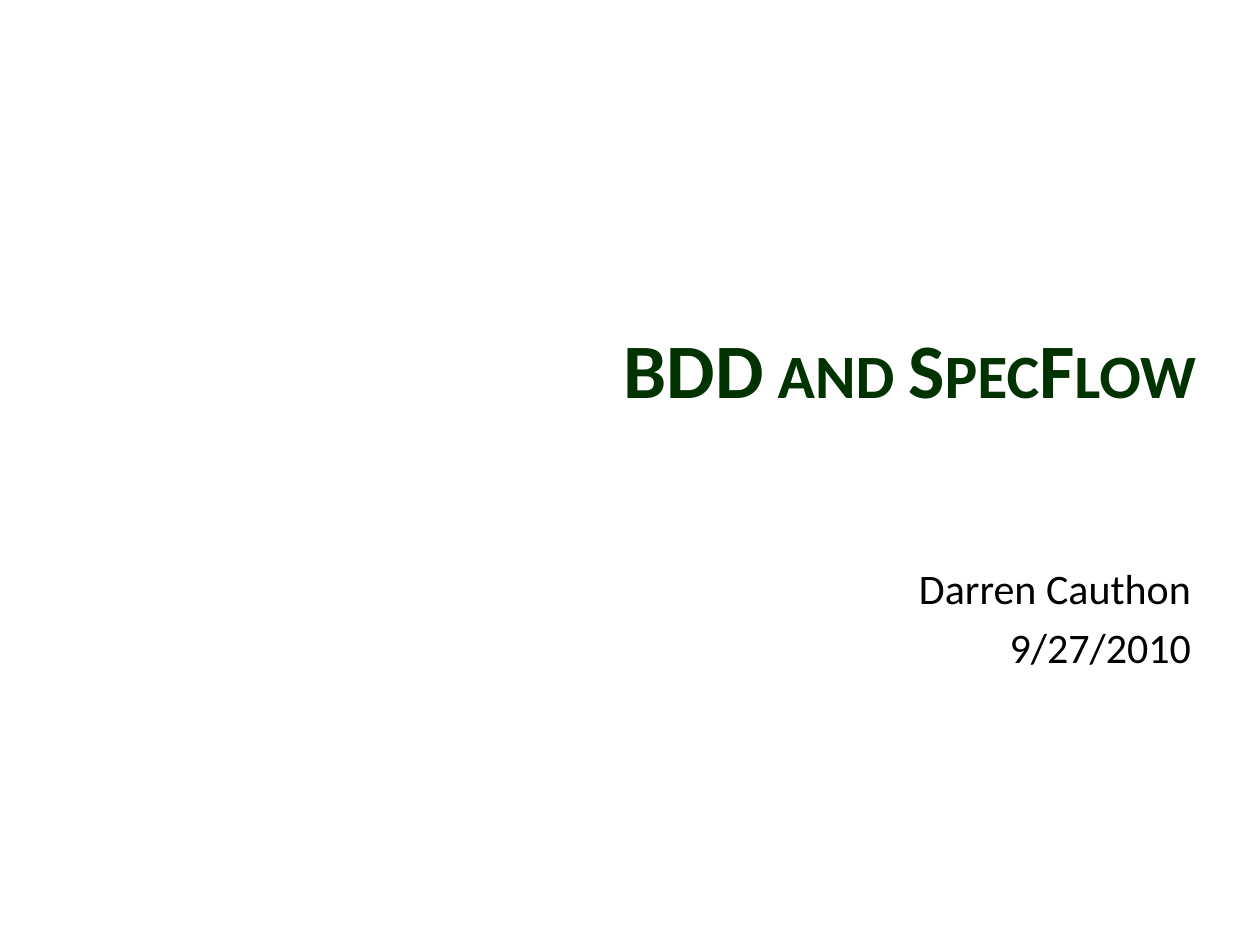
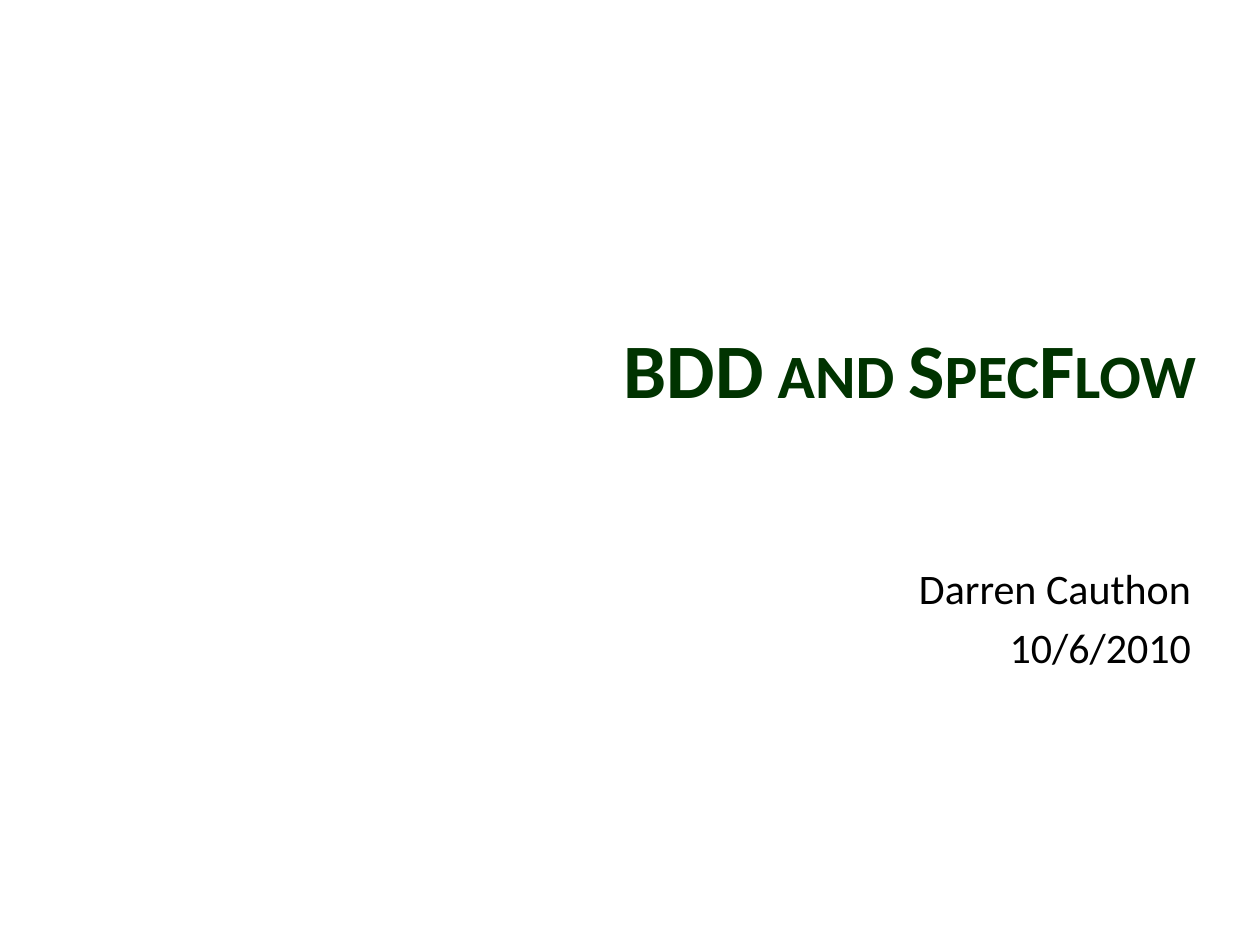
Before and after one commit to darrencauthon/SpecFlow-at-IowaCodeCamp, a slide deck: slide 1 of BDD and SpecFlow.pptx. Drawn at 1260x945 pixels with LibreOffice and Linux fonts; fonts in the diff are those of the drawing; background and template pictures are left out. Boxes give left, top, right and bottom in pixels: in the first picture for what was removed or moved away, otherwise in the second. Text is boxed around its words. In the diff, an @@ line names an element or a change of style, - is before the commit and + after.

```diff
--- a/BDD and SpecFlow.pptx
+++ b/BDD and SpecFlow.pptx
@@ subtitle at [1010,633,1191,665]: text changed @@
-9/27/2010
+10/6/2010
```
Also in this commit, not shown: 6 other slides changed, 2 slides added, 5 slides removed.
